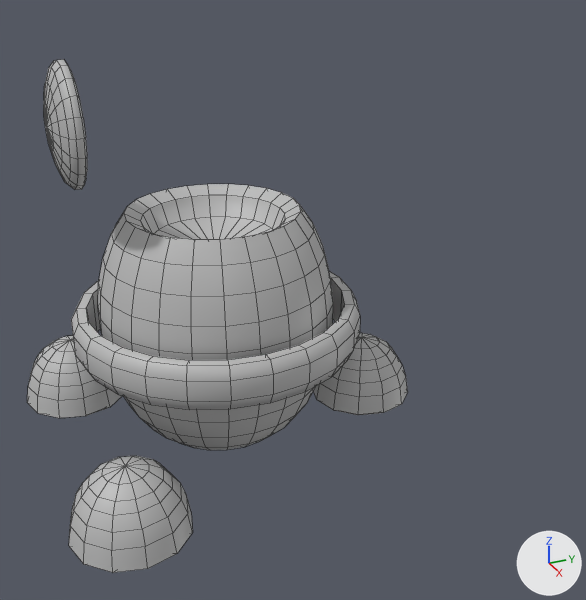
The FBX model Assets/_Game 2.0/Models/Meshes/Minions/NaveNodrisa.fbx: old version first, new version second.
The view is the same before and after, from a 50 mm camera at (0.0325, -0.0108, 0.0261) aimed at (0.0005, 0.0036, 0.0101). The lights are fixed; the arrows at lower right show +X, +Y and +Z. Mesh edges are drawn as thin lines. Where no turn or scale is listed for an object, it has been applied to the vertices.

Before the edit, the objects in view are built like this:
```python
ob_nave_anillo = bpy.data.objects.new('Nave_Anillo', me_mesh_005)
ob_nave_anillo.parent = ob_nave_body
ob_nave_anillo.location = (0.0, 0.0, -0.0428)
ob_nave_body = bpy.data.objects.new('Nave_Body', me_mesh_003)
ob_nave_body.parent = ob_navenodrisa
ob_nave_body.location = (0.0, 1.0, 0.0)
ob_nave_body.rotation_euler = (-1.571, 0.0, 0.0)  # degrees (-90, 0, 0)
ob_nave_face = bpy.data.objects.new('Nave_Face', me_mesh_004)
ob_nave_face.location = (0.0, -0.00606, 0.01907)
ob_nave_motor_01 = bpy.data.objects.new('Nave_Motor_01', me_mesh_002)
ob_nave_motor_01.location = (0.00586, -0.006, 0.00498)
ob_nave_motor_02 = bpy.data.objects.new('Nave_Motor_02', me_mesh_001)
ob_nave_motor_02.location = (-0.00586, -0.006, 0.00498)
ob_nave_motor_03 = bpy.data.objects.new('Nave_Motor_03', me_mesh)
ob_nave_motor_03.location = (0.0, 0.0077, 0.00498)
```
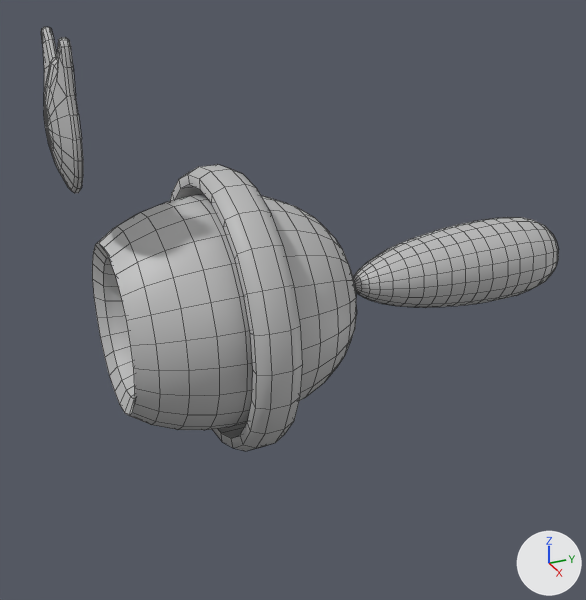
Changed parts and their boxes (x1, y1, x2, y2) in the pictures (586 x 600 px):
'Nave_Body', turned
    before: (98, 184, 333, 450)
    after: (92, 194, 357, 430)
'Nave_Anillo', turned, moved
    before: (71, 271, 360, 410)
    after: (170, 165, 303, 451)
'Nave_Tail', added
    after: (353, 217, 559, 307)
'Nave_Motor_01', deleted
    before: (69, 455, 193, 573)
'Nave_Face', reshaped (27% taller)
    before: (44, 60, 87, 190)
    after: (41, 27, 83, 193)
'Nave_Motor_03', deleted
    before: (314, 333, 408, 415)
'Nave_Motor_02', deleted
    before: (27, 336, 122, 418)

What the commit changed:
me_mesh_004 is used by ob_nave_face; location (0.0, -0.00606, 0.01907).
me_mesh_004 had 162 vertices, 180 faces and spanned x -0.00249..0.00249, y -0.00053..0.00053, z -0.00249..0.00249.
me_mesh_004 now has 214 vertices, 244 faces and spans x -0.00262..0.00262, y -0.00053..0.00034, z -0.00262..0.00348.
me_mesh_004 part 1: 137 vertices removed from x -0.00249..0.00249, y -0.00047..0.00053, z -0.00249..0.00249; 189 vertices added at x -0.00262..0.00262, y -0.00051..0.00034, z -0.00262..0.00348.
Mesh me_mesh_003_1 is new.
It has 416 vertices, 432 faces and spans x -0.00217..0.00217, y 0.0..0.0122, z -0.00214..0.00214.
It uses material mat_m_navenodrisa_body (grey #bcbcbc).
Object 'Nave_Motor_02' (ob_nave_motor_02) is deleted.
In object 'Nave_Anillo' (ob_nave_anillo), parent goes from ob_nave_body to ob_navenodrisa.
Object 'Nave_Anillo' (ob_nave_anillo) moves from (0.0, 0.0, -0.0428) to (0.0, 1.0, -0.0428).
Object 'Nave_Body' (ob_nave_body) turns from (-90, 0, 0) to (0, 0, 0) degrees about x, y and z.
Object 'Nave_Motor_03' (ob_nave_motor_03) is deleted.
Object 'Nave_Motor_01' (ob_nave_motor_01) is deleted.
Object 'Nave_Tail' (ob_nave_tail) is new; it shows me_mesh_003_1.
Its location is (0.0, 0.00706, 0.01).
